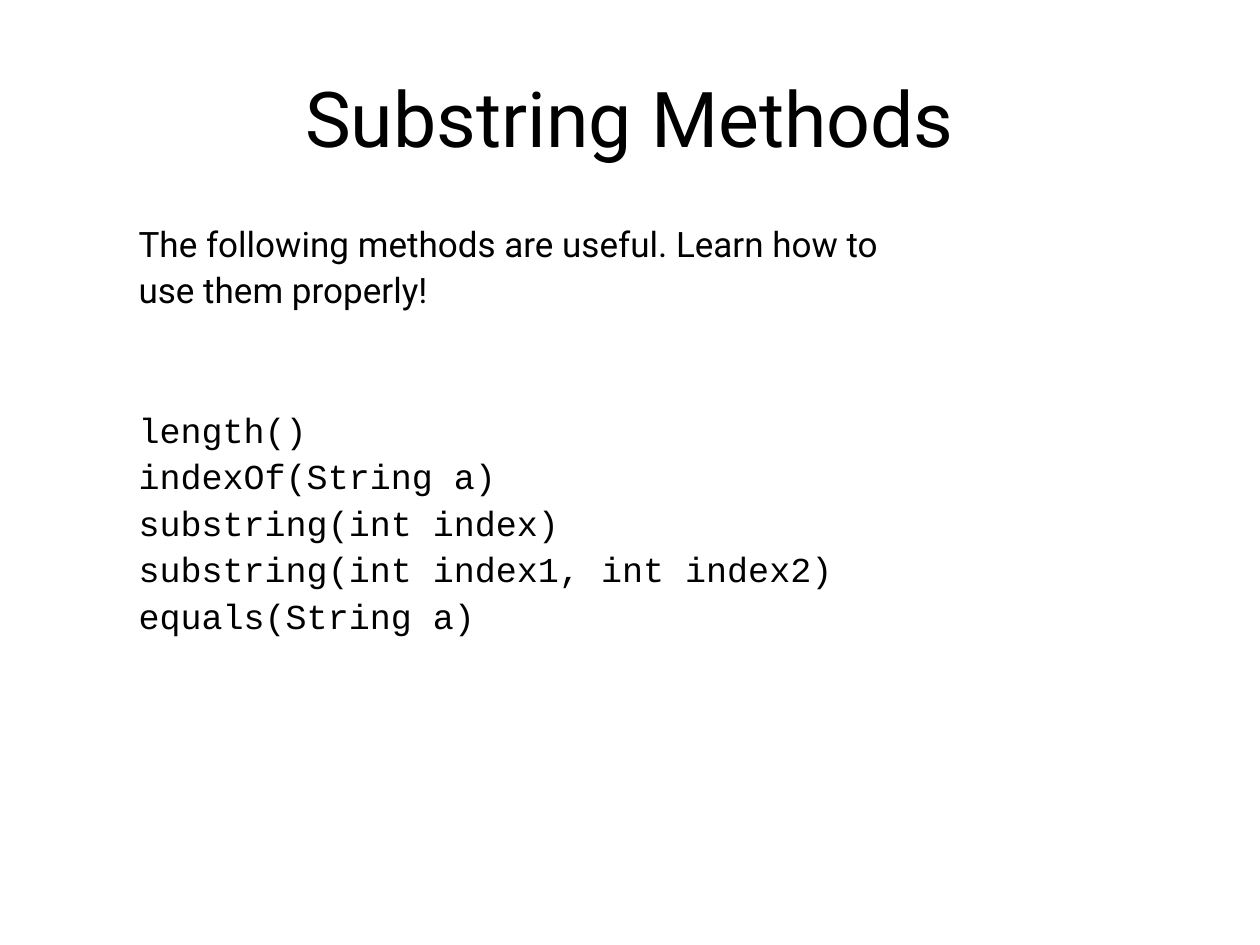
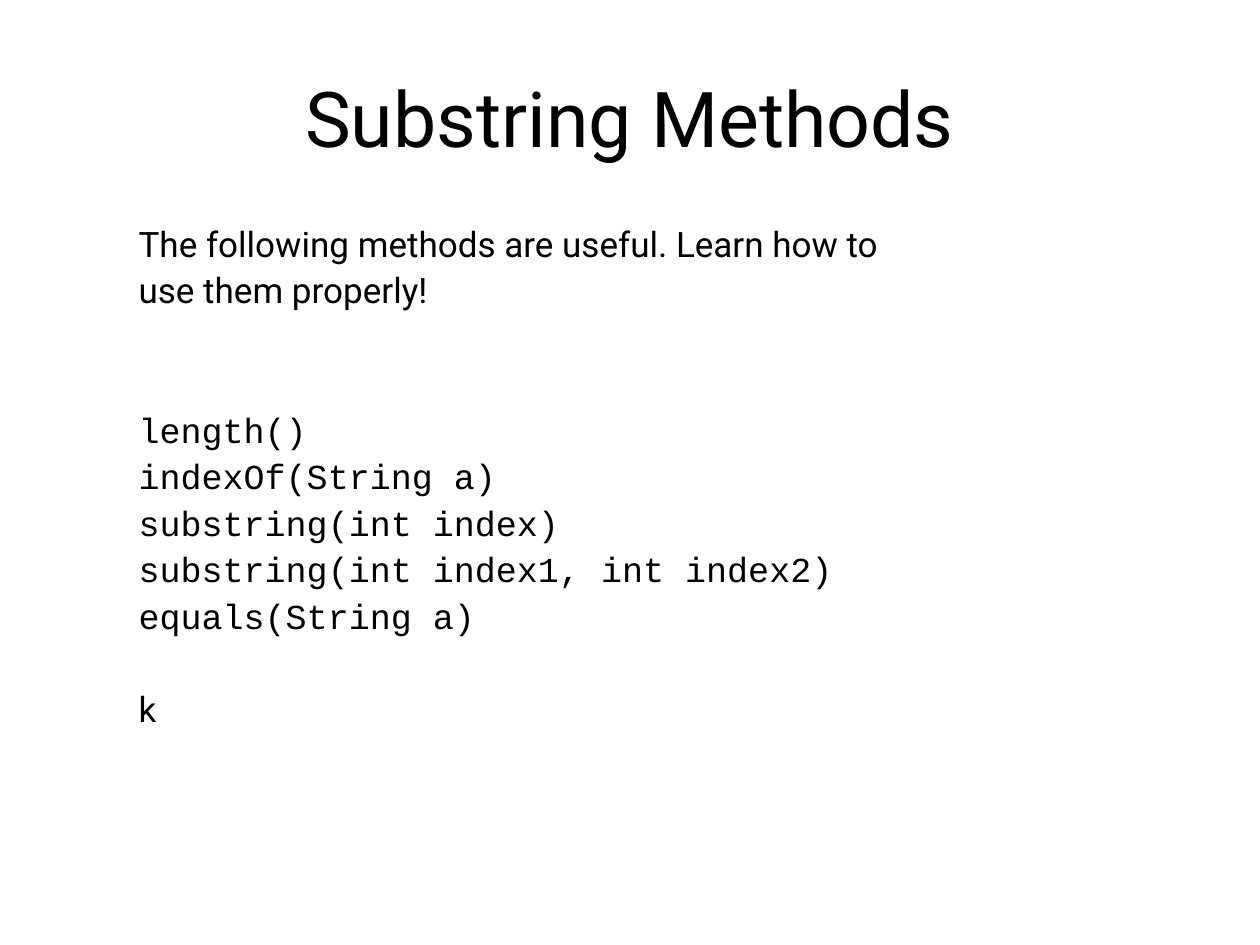
Before and after one commit to LongBaoNguyen/longbaonguyen.github.io, a slide deck: slide 12 of courses/apcsp/lecture14.ppt. Drawn at 1260x945 pixels with LibreOffice and Linux fonts; fonts in the diff are those of the drawing; background and template pictures are left out. Boxes give left, top, right and bottom in pixels: in the first picture for what was removed or moved away, otherwise in the second. Text is boxed around its words. In the diff, an @@ line names an element or a change of style, - is before the commit and + after.

```diff
--- a/courses/apcsp/lecture14.ppt
+++ b/courses/apcsp/lecture14.ppt
@@ text at [139, 695, 157, 722]: paragraph added @@
+  k
```
Also in this commit, not shown: 3 other slides changed, 2 slides added, 1 slide removed, 5 other files.
